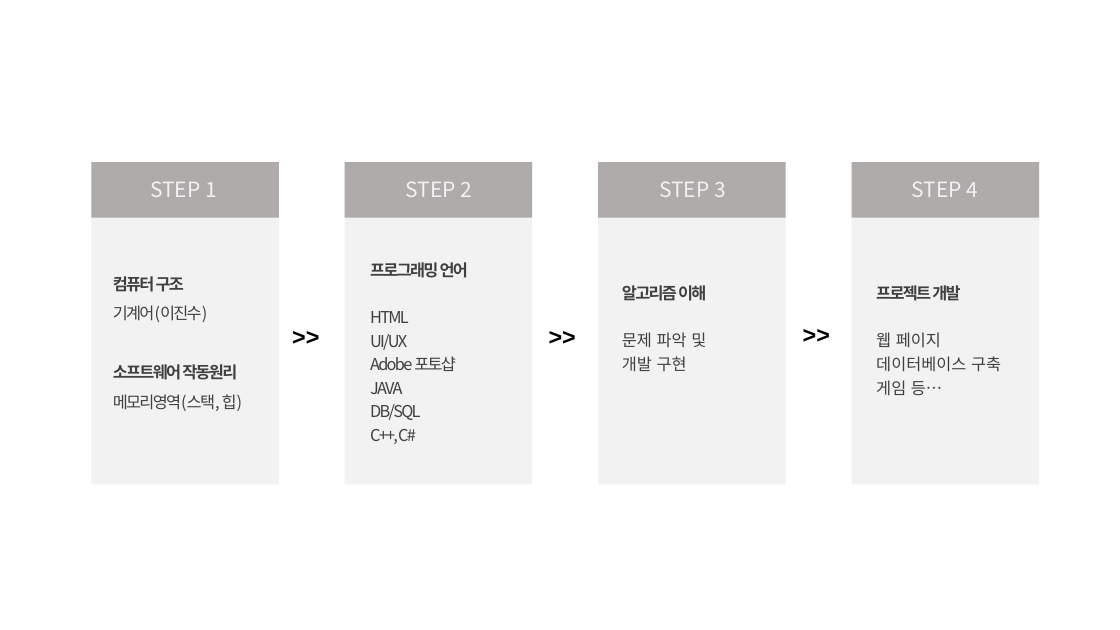
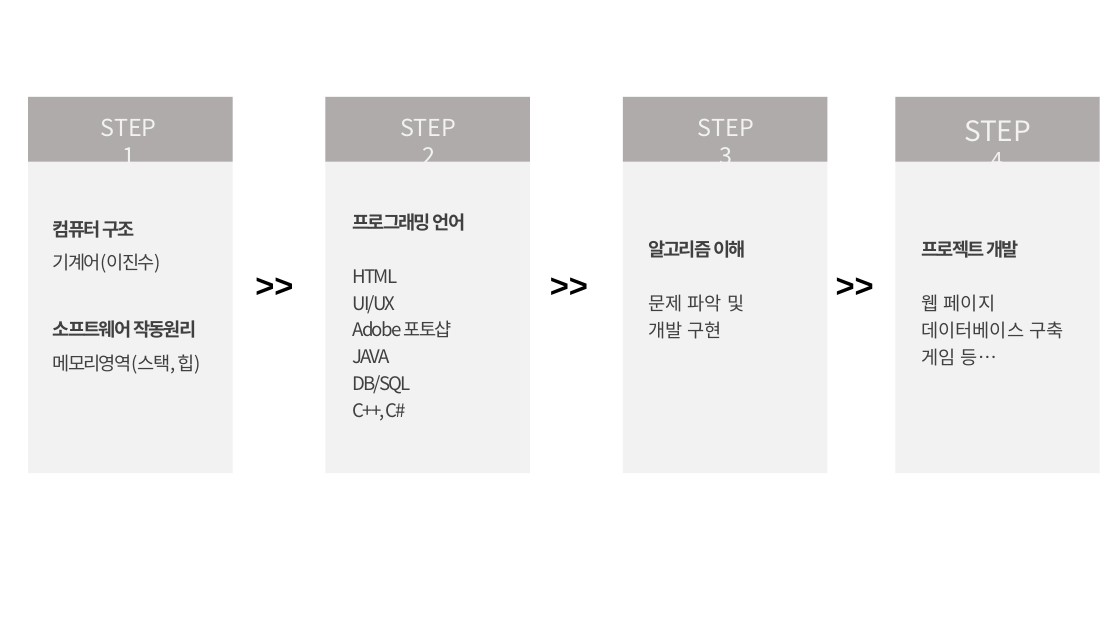
Before and after one commit to ppark-jjong/TIL, a slide deck: slide 16 of etc/대외활동/2022 부천미래교육센터 멘토링.pptx. Drawn at 1120x630 pixels with LibreOffice and Linux fonts; fonts in the diff are those of the drawing; background and template pictures are left out. Boxes give left, top, right and bottom in pixels: in the first picture for what was removed or moved away, otherwise in the second. Text is boxed around its words. In the diff, an @@ line names an element or a change of style, - is before the commit and + after.

```diff
--- a/etc/대외활동/2022 부천미래교육센터 멘토링.pptx
+++ b/etc/대외활동/2022 부천미래교육센터 멘토링.pptx
@@ rectangle resized from (x1=92, y1=162, x2=279, y2=485) to (x1=28, y1=97, x2=232, y2=473) @@
@@ rectangle resized from (x1=92, y1=162, x2=279, y2=218) to (x1=28, y1=97, x2=232, y2=161) @@
@@ size 18 to 20 pt in 3 elements at (x1=401, y1=119, x2=457, y2=171), (x1=698, y1=119, x2=754, y2=171), (x1=101, y1=119, x2=157, y2=171) @@
@@ text "STEP 1" moved from (x1=150, y1=181, x2=217, y2=197) to (x1=101, y1=119, x2=157, y2=171) @@
@@ rectangle resized from (x1=344, y1=162, x2=532, y2=485) to (x1=325, y1=97, x2=529, y2=473) @@
@@ rectangle resized from (x1=344, y1=162, x2=532, y2=218) to (x1=325, y1=97, x2=529, y2=161) @@
@@ text "STEP 2" moved from (x1=406, y1=181, x2=473, y2=197) to (x1=401, y1=119, x2=457, y2=171) @@
@@ rectangle resized from (x1=598, y1=162, x2=786, y2=485) to (x1=623, y1=97, x2=828, y2=473) @@
@@ rectangle resized from (x1=598, y1=162, x2=786, y2=218) to (x1=623, y1=97, x2=828, y2=161) @@
@@ text "STEP 3" moved from (x1=659, y1=181, x2=726, y2=197) to (x1=698, y1=119, x2=754, y2=171) @@
@@ rectangle resized from (x1=852, y1=162, x2=1039, y2=485) to (x1=896, y1=97, x2=1100, y2=473) @@
@@ rectangle resized from (x1=852, y1=162, x2=1039, y2=218) to (x1=896, y1=97, x2=1100, y2=161) @@
@@ text "STEP 4" moved from (x1=912, y1=181, x2=979, y2=197) to (x1=964, y1=120, x2=1031, y2=161) @@
@@ text "STEP 4" at (x1=964, y1=120, x2=1031, y2=161): size 18 to 24 pt in "STEP" @@
@@ size 14 to 16 pt in 4 elements at (x1=352, y1=213, x2=466, y2=421), (x1=648, y1=240, x2=746, y2=339), (x1=922, y1=240, x2=1063, y2=366), (x1=53, y1=320, x2=201, y2=374) @@
@@ text "컴퓨터 구조" moved from (x1=113, y1=276, x2=243, y2=411) to (x1=53, y1=320, x2=201, y2=374) @@
@@ text "프로그래밍 언어" moved from (x1=370, y1=262, x2=468, y2=444) to (x1=352, y1=213, x2=466, y2=421) @@
@@ text "알고리즘 이해" moved from (x1=622, y1=285, x2=706, y2=372) to (x1=648, y1=240, x2=746, y2=339) @@
@@ text "프로젝트 개발" moved from (x1=876, y1=285, x2=1001, y2=396) to (x1=922, y1=240, x2=1063, y2=366) @@
@@ text ">>" moved from (x1=284, y1=318, x2=354, y2=355) to (x1=247, y1=261, x2=329, y2=309) @@
@@ text ">>" moved from (x1=540, y1=318, x2=610, y2=355) to (x1=542, y1=261, x2=623, y2=309) @@
@@ size 20 to 28 pt in 3 elements at (x1=542, y1=261, x2=623, y2=309), (x1=247, y1=261, x2=329, y2=309), (x1=828, y1=261, x2=909, y2=309) @@
@@ text ">>" moved from (x1=795, y1=316, x2=865, y2=353) to (x1=828, y1=261, x2=909, y2=309) @@
```
Also in this commit, not shown: 2 other files.
